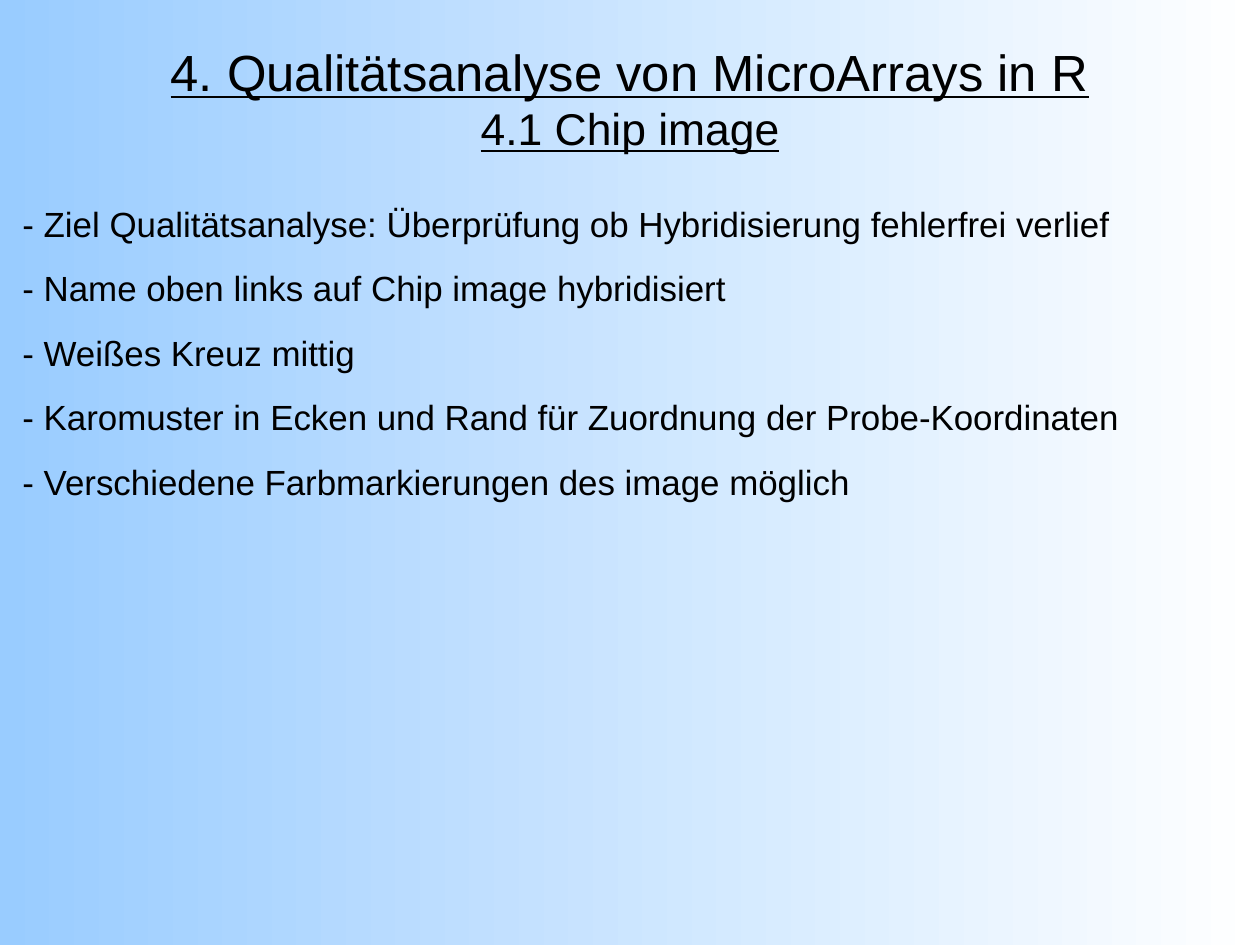
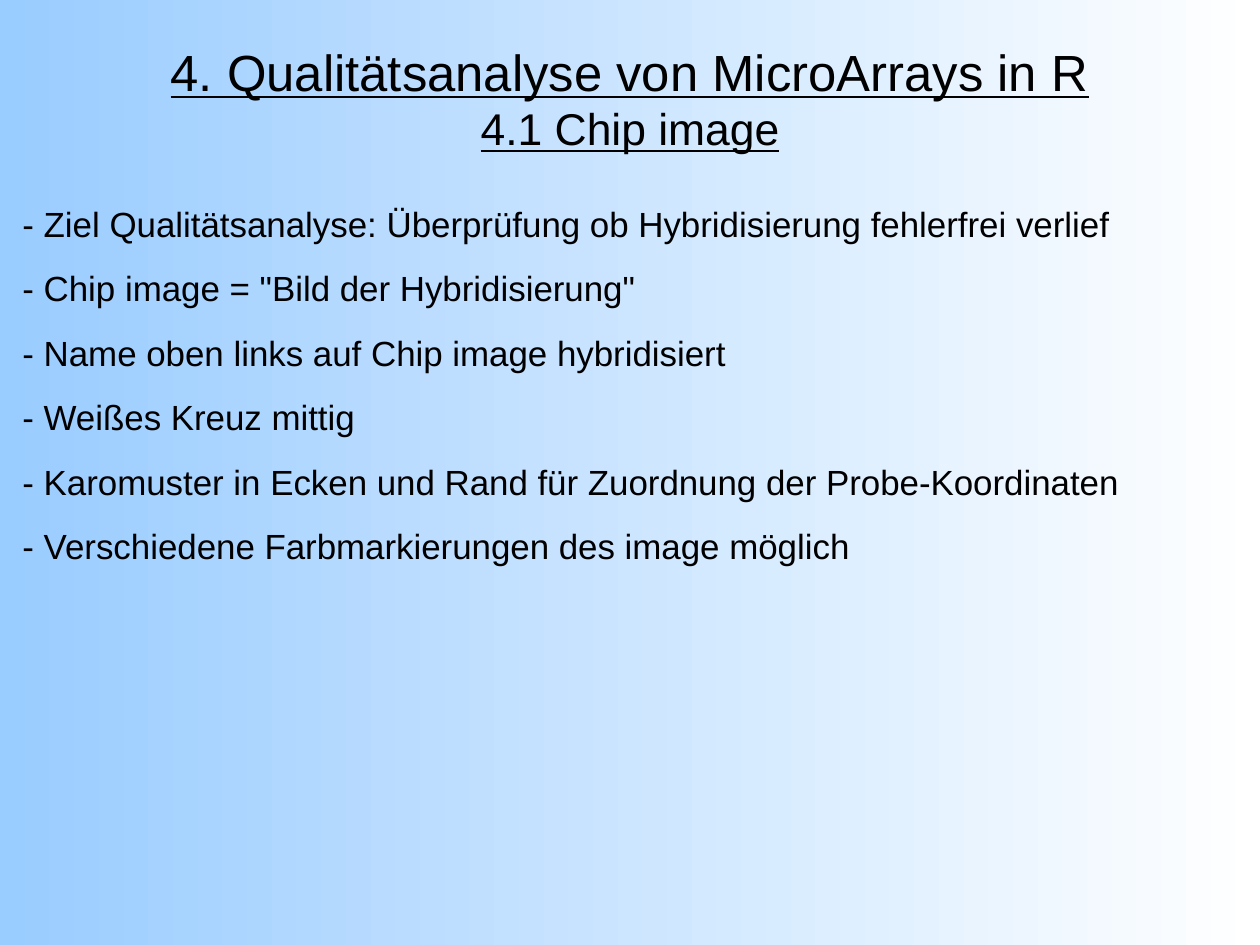
Before and after one commit to emmkey/GenEx, a slide deck: slide 10 of W1 Praesentation.odp. Drawn at 1260x945 pixels with LibreOffice and Linux fonts; fonts in the diff are those of the drawing. Boxes give left, top, right and bottom in pixels: in the first picture for what was removed or moved away, otherwise in the second. Text is boxed around its words. In the diff, an @@ line names an element or a change of style, - is before the commit and + after.

Commit message:
Added files via upload
Einen weiteren Stichpunkt bei den Images hinzugefügt.

```diff
--- a/W1 Praesentation.odp
+++ b/W1 Praesentation.odp
@@ text at (44, 275, 635, 308): paragraph added @@
+- Chip image = "Bild der Hybridisierung"
```
Also in this commit, not shown: 1 other slide changed, 1 slide added.
